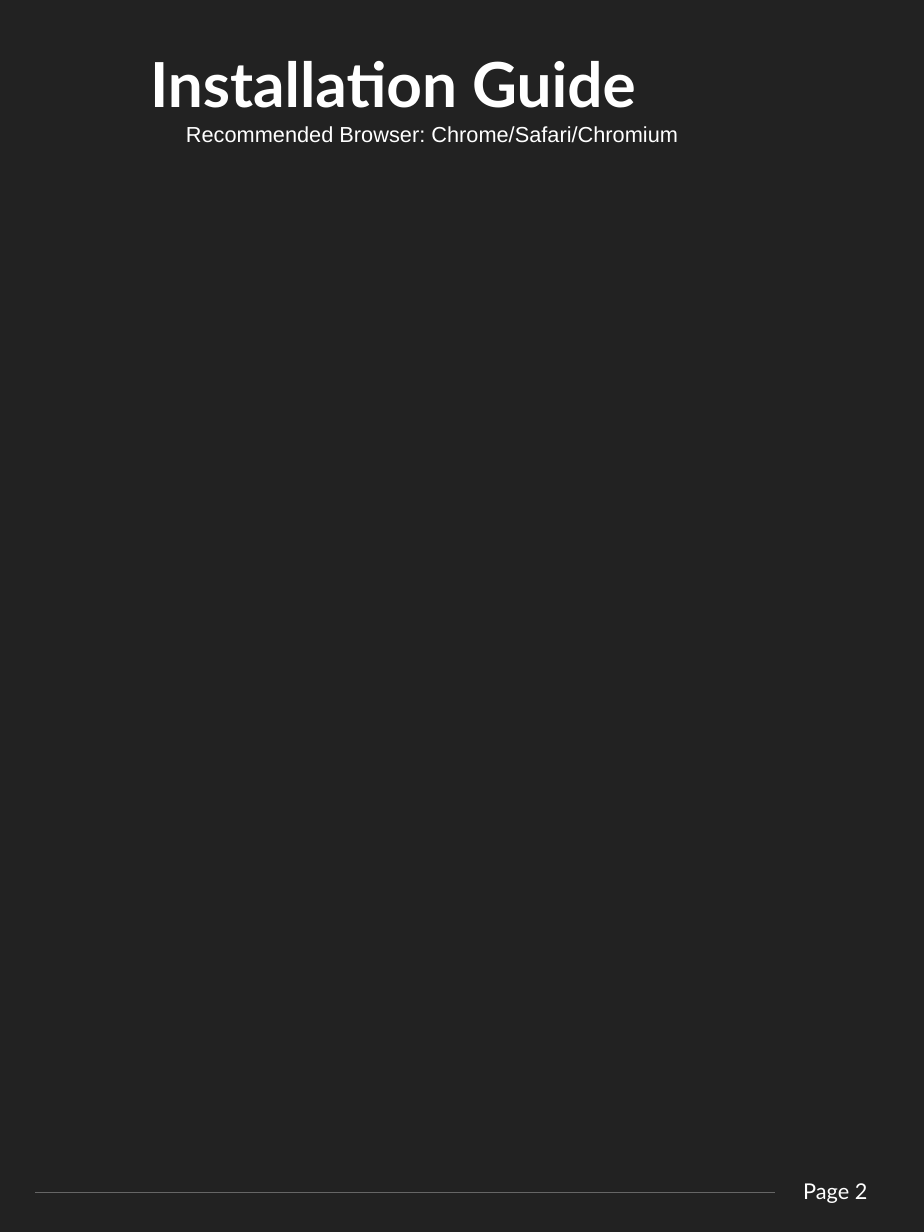
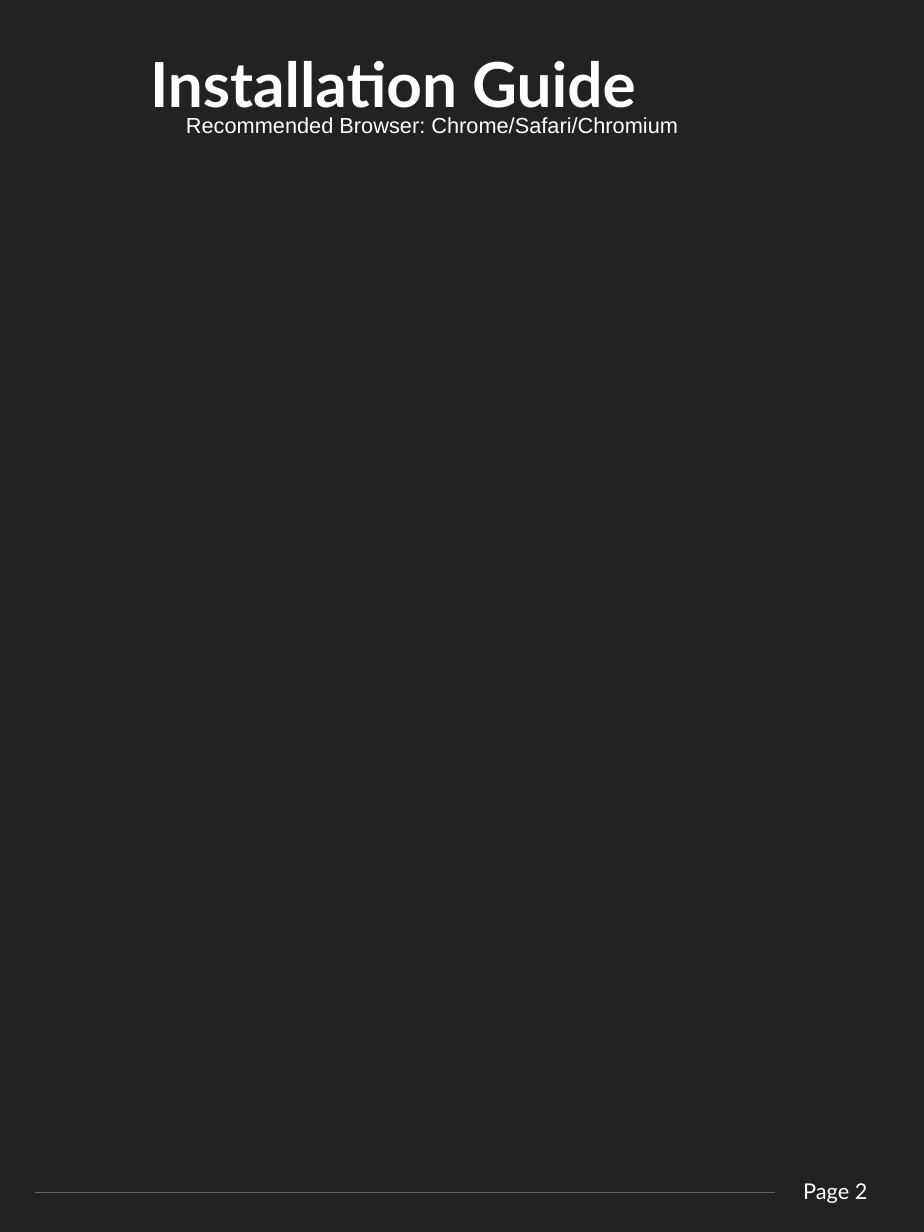
Before and after one commit to Tamarabyte/database391, a slide deck: slide 3 of projectUserDocumentation.odp. Drawn at 924x1232 pixels with LibreOffice and Linux fonts; fonts in the diff are those of the drawing. Boxes give left, top, right and bottom in pixels: in the first picture for what was removed or moved away, otherwise in the second. Text is boxed around its words. In the diff, an @@ line names an element or a change of style, - is before the commit and + after.

```diff
--- a/projectUserDocumentation.odp
+++ b/projectUserDocumentation.odp
@@ text "Recommended Browser: Chrome/Safari/Chromium" moved from (x1=186, y1=126, x2=678, y2=143) to (x1=186, y1=117, x2=678, y2=134) @@
```
Also in this commit, not shown: 2 other slides changed, 1 other file.
